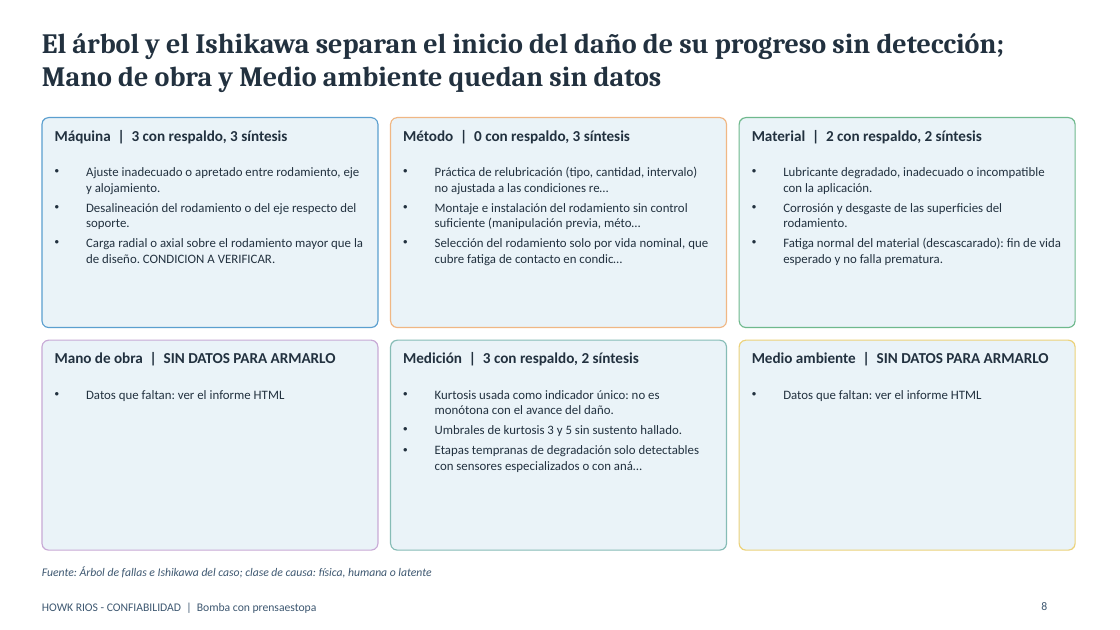
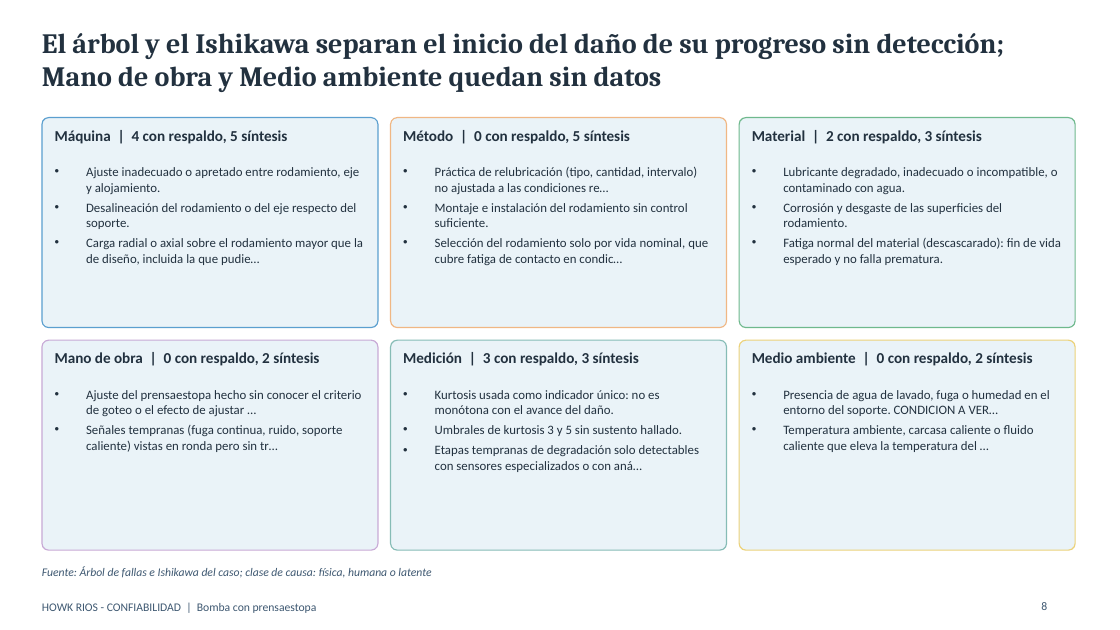
Before and after one commit to howkrios-65/clima-lima, a slide deck: slide 8 of docs/entregables/presentacion_bomba_prensaestopa.pptx. Drawn at 1120x630 pixels with LibreOffice and Linux fonts; fonts in the diff are those of the drawing. Boxes give left, top, right and bottom in pixels: in the first picture for what was removed or moved away, otherwise in the second. Text is boxed around its words. In the diff, an @@ line names an element or a change of style, - is before the commit and + after.

```diff
--- a/docs/entregables/presentacion_bomba_prensaestopa.pptx
+++ b/docs/entregables/presentacion_bomba_prensaestopa.pptx
@@ text at (55,130,287,144): text changed @@
-Máquina | 3 con respaldo, 3 síntesis
+Máquina | 4 con respaldo, 5 síntesis
@@ text at (403,130,630,144): text changed @@
-Método | 0 con respaldo, 3 síntesis
+Método | 0 con respaldo, 5 síntesis
@@ text at (752,130,982,144): text changed @@
-Material | 2 con respaldo, 2 síntesis
+Material | 2 con respaldo, 3 síntesis
@@ text at (783,167,1058,194): text changed @@
-• Lubricante degradado, inadecuado o incompatible con la aplicación.
+• Lubricante degradado, inadecuado o incompatible, o contaminado con agua.
@@ text at (435,203,688,227): text changed @@
-• Montaje e instalación del rodamiento sin control suficiente (manipulación previa, méto…
+• Montaje e instalación del rodamiento sin control suficiente.
@@ text at (86,238,363,265): text changed @@
-• Carga radial o axial sobre el rodamiento mayor que la de diseño. CONDICION A VERIFICAR.
+• Carga radial o axial sobre el rodamiento mayor que la de diseño, incluida la que pudie…
@@ text at (55,352,319,366): text changed @@
-Mano de obra | SIN DATOS PARA ARMARLO
+Mano de obra | 0 con respaldo, 2 síntesis
@@ text at (403,352,639,366): text changed @@
-Medición | 3 con respaldo, 2 síntesis
+Medición | 3 con respaldo, 3 síntesis
@@ text at (752,352,1032,366): text changed @@
-Medio ambiente | SIN DATOS PARA ARMARLO
+Medio ambiente | 0 con respaldo, 2 síntesis
@@ text at (86,390,362,452): text changed @@
-• Datos que faltan: ver el informe HTML
+• Ajuste del prensaestopa hecho sin conocer el criterio de goteo o el efecto de ajustar …
+• Señales tempranas (fuga continua, ruido, soporte caliente) vistas en ronda pero sin tr…
@@ text at (783,390,1049,452): text changed @@
-• Datos que faltan: ver el informe HTML
+• Presencia de agua de lavado, fuga o humedad en el entorno del soporte. CONDICION A VER…
+• Temperatura ambiente, carcasa caliente o fluido caliente que eleva la temperatura del …
```
Also in this commit, not shown: 8 other slides changed, 2 slides added, 14 other files.
